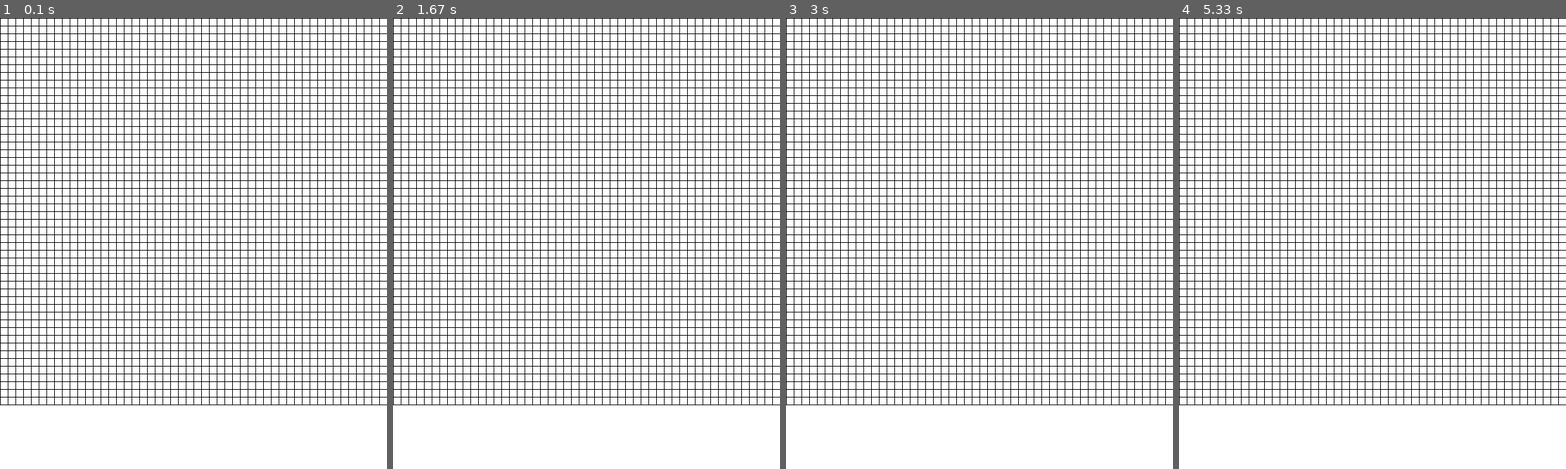
Above: before the commit, frames 1-4 (left to right).
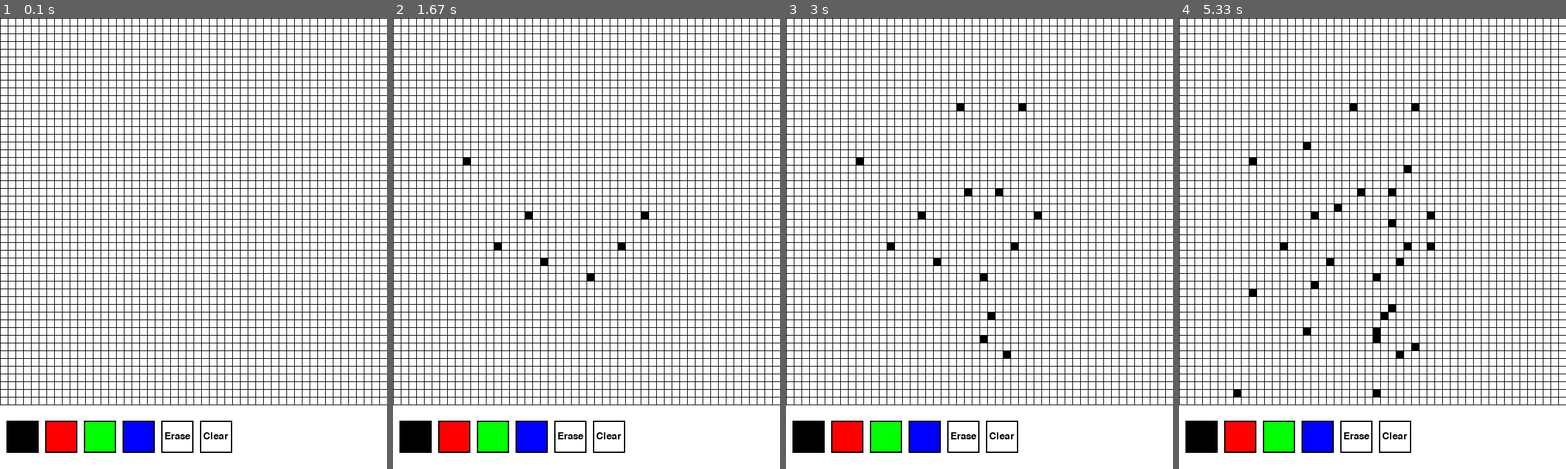
Above: after the commit, the same moments.

Repository: Nishant-Bhosale/Pygame-Paint
Game: pygame game, started from main.py
Two runs of this game, one before a commit and one after it. Both use one fixed random seed, a clock stepped at 60 frames per second and the inputs below.
Inputs (mouse positions are in pixels of both pictures, inside the frame that each line leads up to):
- Up to frame 1 (0.1 s): no input
- Up to frame 2 (1.67 s): press the mouse at (586, 275) at 0.37 s; move the mouse to (540, 261) at 0.47 s; release the mouse at (493, 248) at 0.6 s; click (571, 437) at 0.72 s, where only the run after the commit has a clickable "Erase"; press the mouse at (586, 275) at 1.03 s; move the mouse to (524, 216) at 1.13 s; release the mouse at (462, 157) at 1.27 s; press the mouse at (586, 275) at 1.37 s; move the mouse to (617, 243) at 1.47 s; release the mouse at (648, 216) at 1.6 s
- Up to frame 3 (3 s): press the mouse at (979, 275) at 1.7 s; move the mouse to (979, 342) at 1.8 s; release the mouse at (983, 410) at 1.93 s; press the mouse at (979, 275) at 2.03 s; move the mouse to (1002, 189) at 2.13 s; release the mouse at (1022, 108) at 2.27 s; press the mouse at (979, 275) at 2.37 s; move the mouse to (994, 315) at 2.47 s; release the mouse at (1002, 356) at 2.6 s; press the mouse at (979, 275) at 2.7 s; move the mouse to (967, 189) at 2.8 s; release the mouse at (956, 108) at 2.93 s
- Up to frame 4 (5.33 s): press the mouse at (1372, 275) at 3.03 s; move the mouse to (1387, 220) at 3.13 s; release the mouse at (1407, 166) at 3.27 s; press the mouse at (1372, 275) at 3.37 s; move the mouse to (1376, 333) at 3.47 s; release the mouse at (1380, 396) at 3.6 s; press the mouse at (1372, 275) at 3.7 s; move the mouse to (1306, 333) at 3.8 s; release the mouse at (1237, 392) at 3.93 s; press the mouse at (1372, 275) at 4.03 s; move the mouse to (1310, 284) at 4.13 s; release the mouse at (1248, 293) at 4.27 s; press the mouse at (1372, 275) at 4.37 s; move the mouse to (1403, 257) at 4.47 s; release the mouse at (1430, 243) at 4.6 s; press the mouse at (1372, 275) at 4.7 s; move the mouse to (1391, 311) at 4.8 s; release the mouse at (1411, 347) at 4.93 s; press the mouse at (1372, 275) at 5.03 s; move the mouse to (1341, 207) at 5.13 s; release the mouse at (1306, 144) at 5.27 s

The runs differ from the first frame. In frame 1, 2.7% of the frame differs, in the area x 1-60%, y 89-97%; in frame 2, 2.9%; in frame 3, 3.1%; in frame 4, 3.5%, in the area x 1-66%, y 19-97%.

Commit message:
Added Buttons

Diff:
--- a/main.py
+++ b/main.py
@@ -25,20 +25,52 @@
          pygame.draw.line(win, BLACK, (j*PIXEL_SIZE, 0), (j*PIXEL_SIZE, HEIGHT - TOOLBAR_HEIGHT))
 
 
-def draw(win, grid):
+def draw(win, grid, buttons):
    win.fill(BG_COLOR)
    draw_grid(win, grid)
+
+   for button in buttons:
+      button.draw(win)
    pygame.display.update()
+
+def get_row_col_from_pos(pos):
+   x, y = pos
+   row = y // PIXEL_SIZE
+   col = x // PIXEL_SIZE
+
+   if row >= ROWS:
+      raise IndexError
+
+   return row, col
 
 run = True
 clock = pygame.time.Clock()
 grid = init_grid(ROWS, COLS, BG_COLOR)
+drawing_color = BLACK
+
+button_y =  HEIGHT - TOOLBAR_HEIGHT/2 - 25
+buttons = [
+   Button(10, button_y,50, 50, BLACK),
+   Button(70, button_y,50, 50, RED),
+   Button(130, button_y,50, 50, GREEN),
+   Button(190, button_y,50, 50, BLUE),
+   Button(250, button_y,50, 50, WHITE, 'Erase', BLACK),
+   Button(310, button_y,50, 50, WHITE, 'Clear', BLACK),
+]
 
 while run:
    clock.tick(FPS)
    for event in pygame.event.get():
-      if(event.type) == pygame.QUIT:
+      if event.type == pygame.QUIT:
          run = False
 
-   draw(WIN, grid)
+      if pygame.mouse.get_pressed()[0]:
+         pos = pygame.mouse.get_pos()
+
+         try:
+            row, col = get_row_col_from_pos(pos)
+            grid[row] [col] = drawing_color
+         except IndexError:
+            pass
+   draw(WIN, grid, buttons)
 pygame.quit()
--- a/utils/__init__.py
+++ b/utils/__init__.py
@@ -1,4 +1,5 @@
 from .settings import *
+from .button import *
 import pygame
 pygame.init()
 pygame.font.init()
--- a/utils/button.py
+++ b/utils/button.py
@@ -0,0 +1,29 @@
+from .settings import *
+
+class Button:
+   def __init__(self, x, y, width, height, color, text=None, text_color=BLACK):
+      self.x = x
+      self.y = y
+      self.width = width
+      self.height = height
+      self.color = color
+      self.text = text
+      self.text_color = text_color
+
+   def draw(self, win):
+      pygame.draw.rect(win, self.color, (self.x, self.y, self.width, self.height))
+      pygame.draw.rect(win, BLACK, (self.x, self.y, self.width, self.height), 2)
+      if self.text:
+         button_font = get_font(22)
+         text_surface = button_font.render(self.text, 1, self.text_color)
+         win.blit(text_surface, (self.x + self.width/2 - text_surface.get_width()/2, self.y + self.height/2 - text_surface.get_height()/2))
+
+   def clicked(self, pos):
+      x, y = pos
+
+      if not (x >= self.x and x <= self.x + self.width):
+         return False
+      if not (y >= self.y and y <= self.x + self.height):
+         return False
+
+      return True
